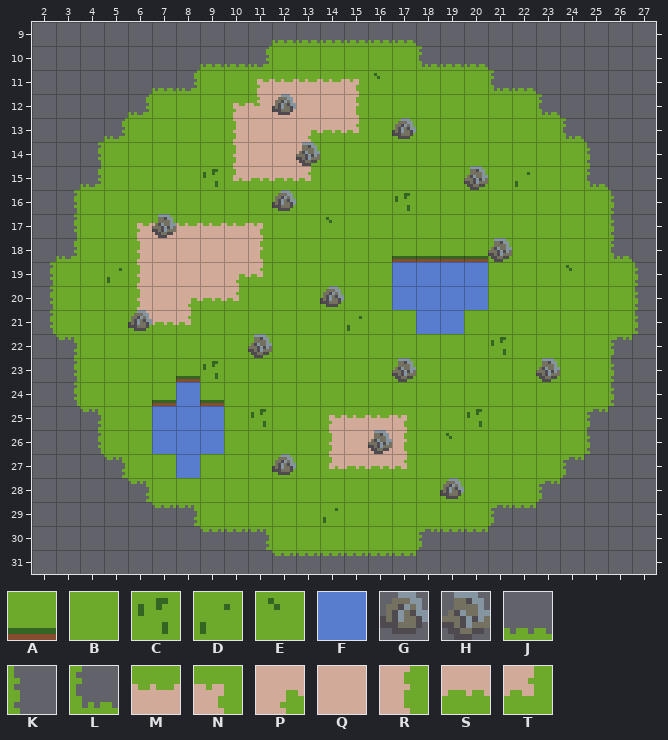
An edit to a level. Tiled map, assets/data/map1.tmx. The picture above was drawn from the file before the commit.
Cells are 8x8 px. Shown: x 2..27, y 9..31.
Key: from "tileset": A 0, B 1, C 2, D 3, E 4, F 25, G 50, H 51, J 77, K 78, L 79, M 101, N 102, P 103, Q 126, R 127, S 151, T 152.
_ is an empty cell.
Layer "background" before, first column x 12:
 9 JJJJJJ_________
10 BBBBBBLJJ______
11 MMMNEBBBBLJ____
12 QQQRBBBBBBBL___
13 QPSTBBBBBBBBL__
14 QRBBBBBBBBBBBK_
15 STBBBBBBBBDBBL_
16 BBBBBCBBBBBBBBK
17 BBEBBBBBBBBBBBK
18 BBBBBAAAABBBBBL
19 BBBBBFFFFBBBEBB
20 BBCBBFFFFBBBBBB
21 BBBDBBFFBBBBBBB
The same view after the edit:
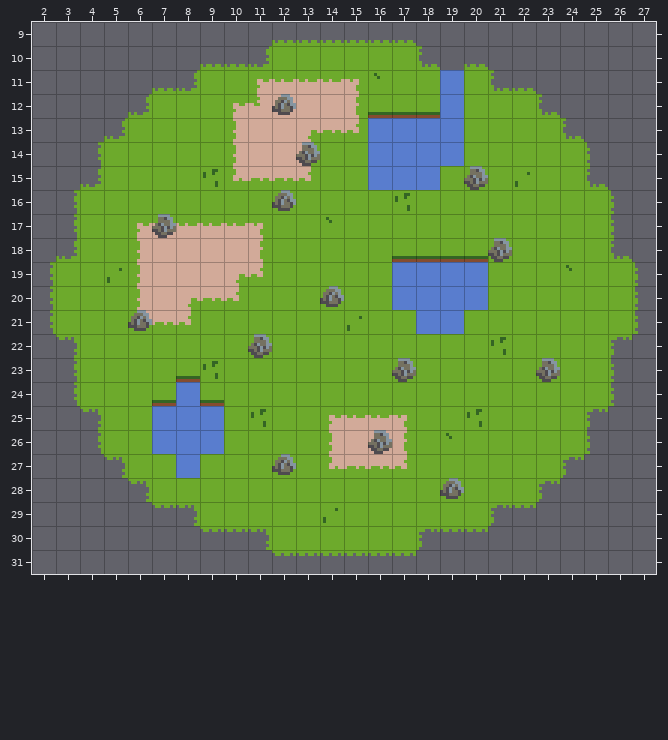
Tiles of an added or newly shown layer are drawn over the layers below it.
Edits made:
Changed rows in their new state; . is an unchanged cell.
Layer "background":
first column x 16:
10 ..._
11 ..._
12 AAA_
13 ____
14 ____
15 ___.
Layer "water" (added):
first column x 16:
11 ...F
12 ...F
13 FFFF
14 FFFF
15 FFF.
Layer "rocks":
first column x 17:
13 _
